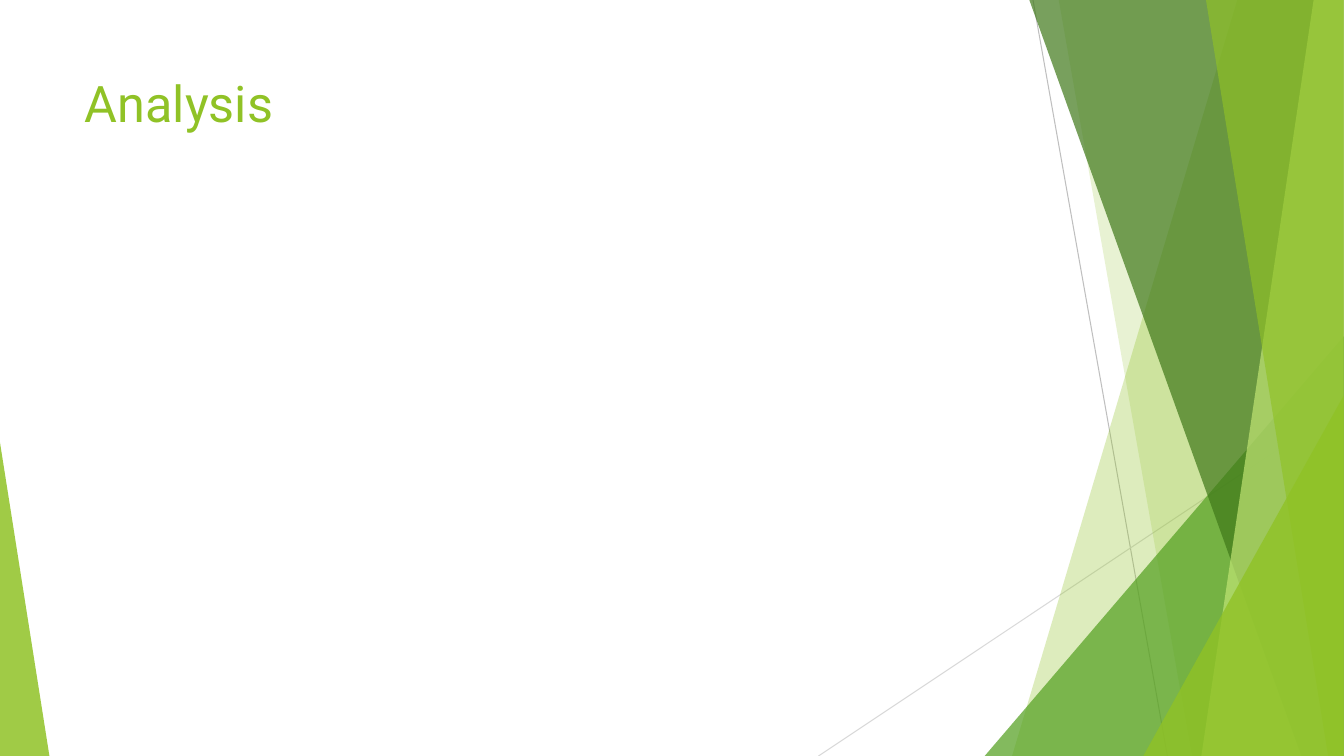
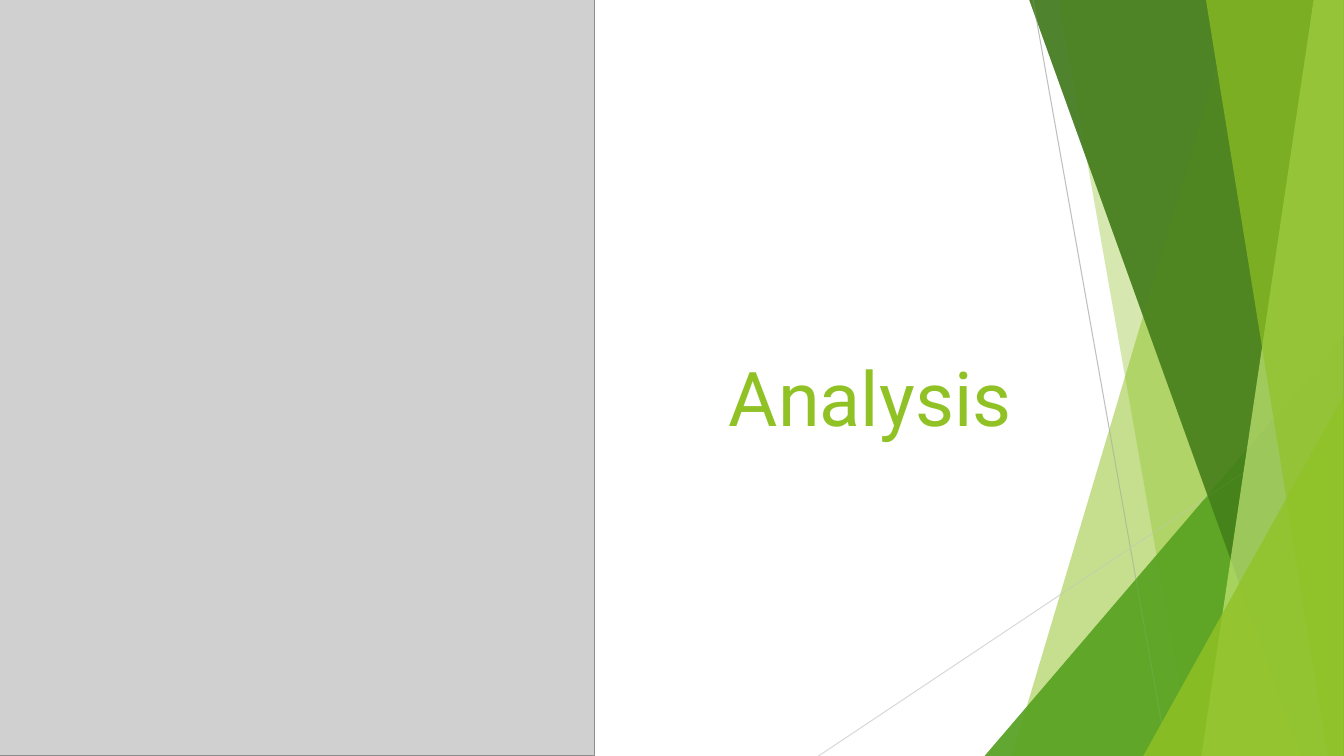
Before and after one commit to kgveronka/biodiversity, a slide deck: slide 6 of Biodiversity in National Parks.pptx (slide 20 before the commit). Drawn at 1344x756 pixels with LibreOffice and Linux fonts; fonts in the diff are those of the drawing; grey boxes stand for pictures. Boxes give left, top, right and bottom in pixels: in the first picture for what was removed or moved away, otherwise in the second. Text is boxed around its words. In the diff, an @@ line names an element or a change of style, - is before the commit and + after.

```diff
--- a/Biodiversity in National Parks.pptx
+++ b/Biodiversity in National Parks.pptx
@@ group added at (x1=0, y1=0, x2=1344, y2=756): 5 freeform shapes, 3 triangles, 2 lines @@
@@ picture added at (x1=0, y1=0, x2=595, y2=756) @@
@@ line removed from (1033, 0) to (1168, 756) @@
@@ title "Analysis" moved from (x1=85, y1=84, x2=273, y2=133) to (x1=729, y1=369, x2=1012, y2=442) @@
@@ title "Analysis" at (x1=729, y1=369, x2=1012, y2=442): size 36 to 54 pt; alignment left to right; vertical alignment top to bottom @@
@@ line removed from (1344, 406) to (819, 756) @@
```
Also in this commit, not shown: 13 other slides changed, 7 slides added, 4 slides removed.
